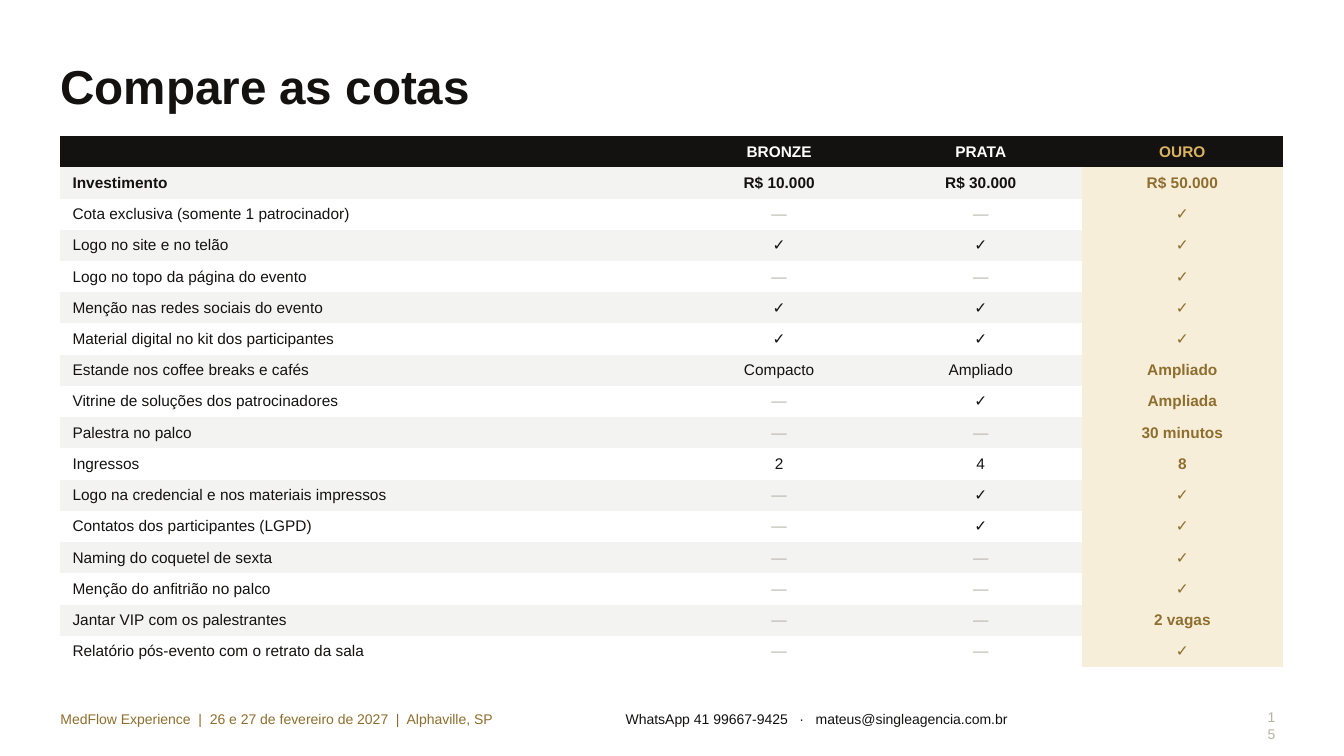
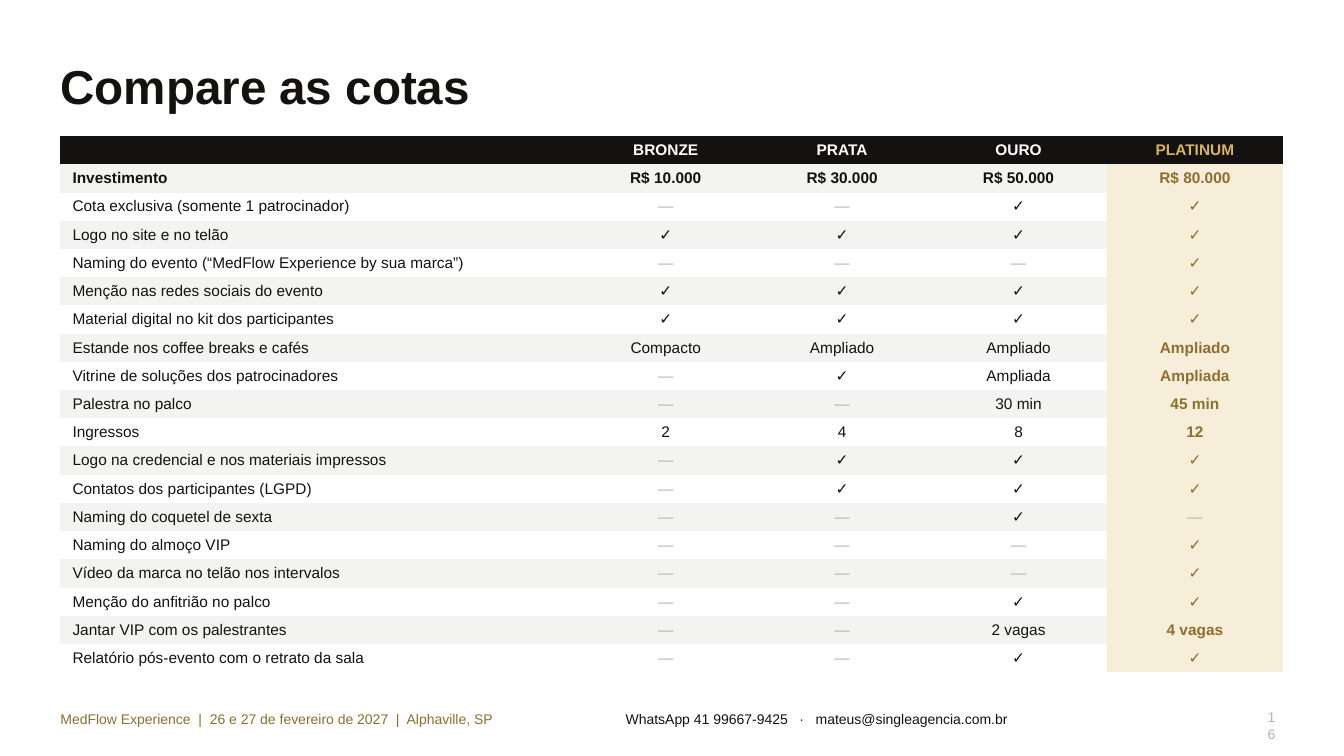
Before and after one commit to jemaaz-byte/jessica-fit, a slide deck: slide 16 of medflow/MedFlow_Cotas_Patrocinio_2027.pptx (slide 15 before the commit). Drawn at 1344x756 pixels with LibreOffice and Linux fonts; fonts in the diff are those of the drawing; background and template pictures are left out. Boxes give left, top, right and bottom in pixels: in the first picture for what was removed or moved away, otherwise in the second. Text is boxed around its words. In the diff, an @@ line names an element or a change of style, - is before the commit and + after.

```diff
--- a/medflow/MedFlow_Cotas_Patrocinio_2027.pptx
+++ b/medflow/MedFlow_Cotas_Patrocinio_2027.pptx
@@ table at [60,136,1284,670] @@
- | BRONZE | PRATA | OURO
-Investimento | R$ 10.000 | R$ 30.000 | R$ 50.000
-Cota exclusiva (somente 1 patrocinador) | — | — | ✓
-Logo no site e no telão | ✓ | ✓ | ✓
-Logo no topo da página do evento | — | — | ✓
-Menção nas redes sociais do evento | ✓ | ✓ | ✓
-Material digital no kit dos participantes | ✓ | ✓ | ✓
-Estande nos coffee breaks e cafés | Compacto | Ampliado | Ampliado
-Vitrine de soluções dos patrocinadores | — | ✓ | Ampliada
-Palestra no palco | — | — | 30 minutos
-Ingressos | 2 | 4 | 8
-Logo na credencial e nos materiais impressos | — | ✓ | ✓
-Contatos dos participantes (LGPD) | — | ✓ | ✓
-Naming do coquetel de sexta | — | — | ✓
-Menção do anfitrião no palco | — | — | ✓
-Jantar VIP com os palestrantes | — | — | 2 vagas
-Relatório pós-evento com o retrato da sala | — | — | ✓
+ | BRONZE | PRATA | OURO | PLATINUM
+Investimento | R$ 10.000 | R$ 30.000 | R$ 50.000 | R$ 80.000
+Cota exclusiva (somente 1 patrocinador) | — | — | ✓ | ✓
+Logo no site e no telão | ✓ | ✓ | ✓ | ✓
+Naming do evento (“MedFlow Experience by sua marca”) | — | — | — | ✓
+Menção nas redes sociais do evento | ✓ | ✓ | ✓ | ✓
+Material digital no kit dos participantes | ✓ | ✓ | ✓ | ✓
+Estande nos coffee breaks e cafés | Compacto | Ampliado | Ampliado | Ampliado
+Vitrine de soluções dos patrocinadores | — | ✓ | Ampliada | Ampliada
+Palestra no palco | — | — | 30 min | 45 min
+Ingressos | 2 | 4 | 8 | 12
+Logo na credencial e nos materiais impressos | — | ✓ | ✓ | ✓
+Contatos dos participantes (LGPD) | — | ✓ | ✓ | ✓
+Naming do coquetel de sexta | — | — | ✓ | —
+Naming do almoço VIP | — | — | — | ✓
+Vídeo da marca no telão nos intervalos | — | — | — | ✓
+Menção do anfitrião no palco | — | — | ✓ | ✓
+Jantar VIP com os palestrantes | — | — | 2 vagas | 4 vagas
+Relatório pós-evento com o retrato da sala | — | — | ✓ | ✓
```
Also in this commit, not shown: 3 other slides changed, 1 slide added, 1 other file.
